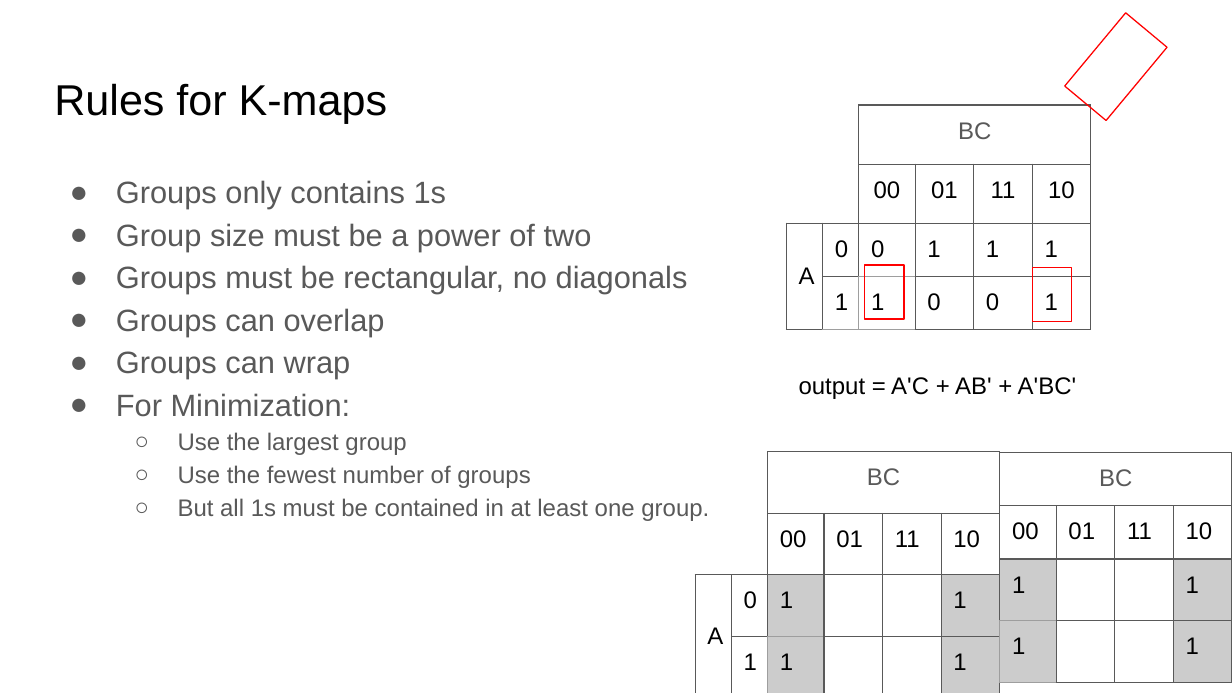
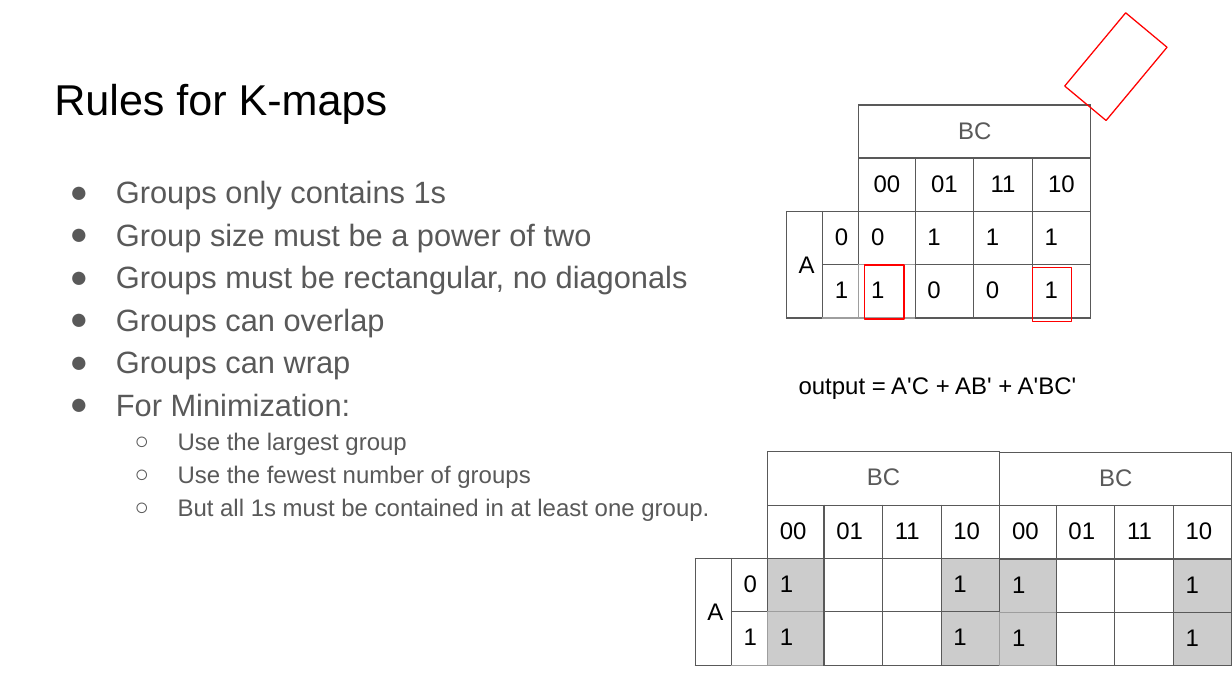
Before and after one commit to COMP122/comp122-s23, a slide deck: slide 13 of digital-logic/documents/.hidden/Introduction to Digitial.pptx. Drawn at 1232x693 pixels with LibreOffice and Linux fonts; fonts in the diff are those of the drawing. Boxes give left, top, right and bottom in pixels: in the first picture for what was removed or moved away, otherwise in the second. Text is boxed around its words. In the diff, an @@ line names an element or a change of style, - is before the commit and + after.

```diff
--- a/digital-logic/documents/.hidden/Introduction to Digitial.pptx
+++ b/digital-logic/documents/.hidden/Introduction to Digitial.pptx
@@ table: place and size @@
-table at (786,105,1092,509)
+table at (786,105,1092,318)
@@ table: place and size @@
-table at (695,452,1000,693)
+table at (695,452,1000,665)
@@ table: place and size @@
-table at (1000,452,1232,693)
+table at (1000,452,1232,665)
```
Also in this commit, not shown: 11 other slides changed.
